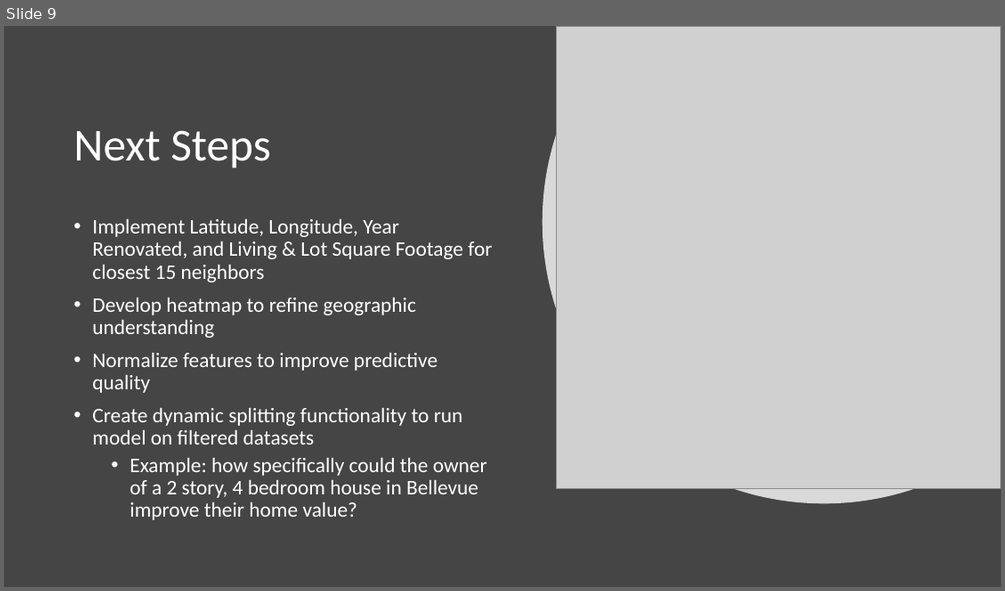
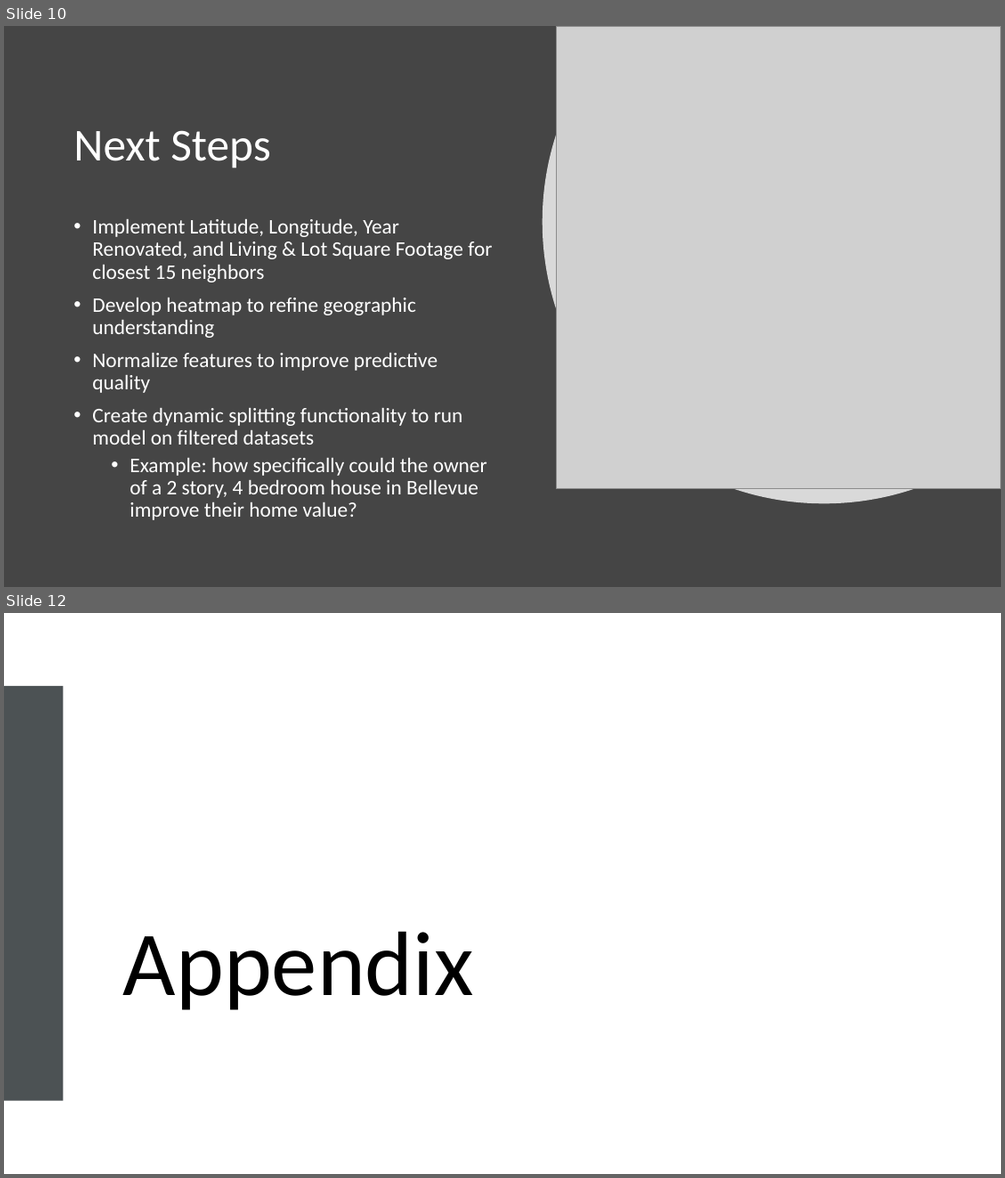
Before and after one commit to Drymander/dsc-phase-2-project, a slide deck: images/Johnny Dryman - Phase 2 Project Presentation.pptx. Shown one above the other, each under a label of ours: slide 9 before the commit, slides 10 and 12 after it; the slides between them are not shown. The pictures are 1005x591 and 1005x1178 pixels, drawn with LibreOffice and Linux fonts; fonts in the diff are those of the drawing; grey boxes stand for pictures; background and template pictures are left out. Boxes give left, top, right and bottom in pixels: in the first picture for what was removed or moved away, otherwise in the second. Text is boxed around its words. In the diff, an @@ line names an element or a change of style, - is before the commit and + after.

```diff
--- a/images/Johnny Dryman - Phase 2 Project Presentation.pptx
+++ b/images/Johnny Dryman - Phase 2 Project Presentation.pptx
@@ slide 12 added at box(4, 613, 1001, 1174), background picture (left out) @@
@@ rectangle added at box(4, 686, 63, 1101), fill #4C5254 @@
@@ rectangle added at box(102, 686, 1001, 1101), fill #FFFFFF at 80% opacity @@
@@ text added at box(123, 931, 474, 1010), 88 pt, text #000000 @@
+Appendix
@@ what was slide 9 is now slide 10 @@
```
Also in this commit, not shown: 2 slides changed, 4 other slides added, 3 other files.
